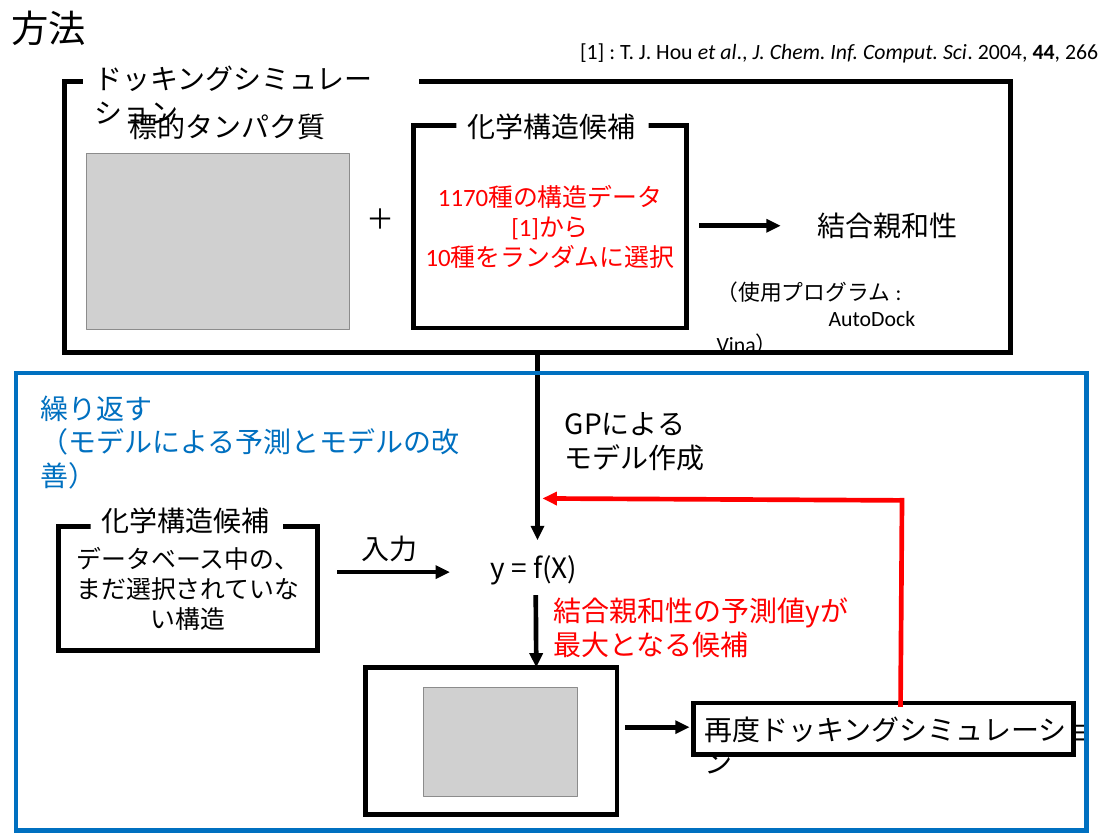
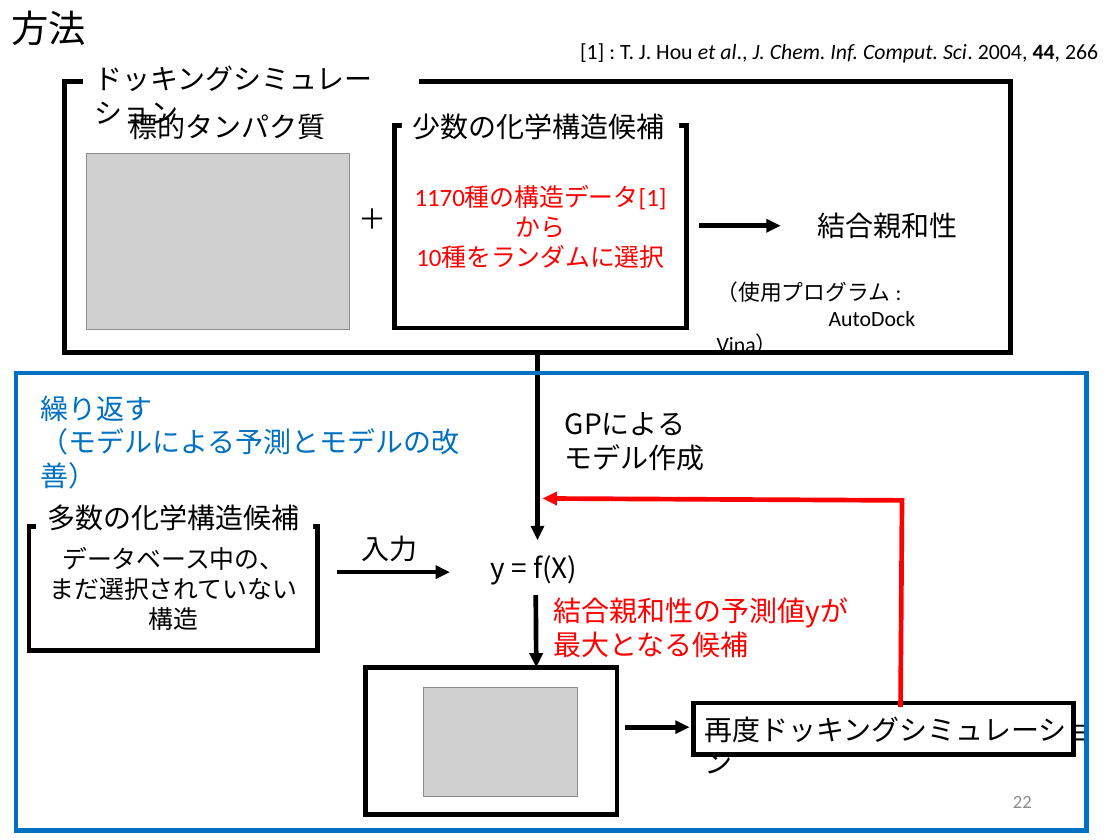
Before and after one commit to miya-dai/system_design, a slide deck: slide 22 of discussion/中間発表.pptx (slide 20 before the commit). Drawn at 1120x840 pixels with LibreOffice and Linux fonts; fonts in the diff are those of the drawing; grey boxes stand for pictures. Boxes give left, top, right and bottom in pixels: in the first picture for what was removed or moved away, otherwise in the second. Text is boxed around its words. In the diff, an @@ line names an element or a change of style, - is before the commit and + after.

```diff
--- a/discussion/中間発表.pptx
+++ b/discussion/中間発表.pptx
@@ text at box(413, 113, 665, 140): text changed @@
-化学構造候補
+少数の化学構造候補
@@ rectangle "1170種の構造データ[1]から": place and size @@
-rectangle "1170種の構造データ[1]から" at box(413, 125, 687, 328)
+rectangle "1170種の構造データ[1]から" at box(394, 125, 685, 328)
@@ rectangle "＋": place and size @@
-rectangle "＋" at box(356, 196, 407, 241)
+rectangle "＋" at box(347, 196, 398, 241)
@@ text at box(47, 504, 299, 531): text changed @@
-化学構造候補
+多数の化学構造候補
@@ rectangle "データベース中の、": place and size @@
-rectangle "データベース中の、" at box(58, 526, 318, 651)
+rectangle "データベース中の、" at box(29, 526, 318, 651)
@@ text in rectangle at box(50, 577, 297, 630): text changed @@
-まだ選択されていない構造
+まだ選択されていない
+構造
@@ page number added at box(1013, 796, 1032, 808), 12 pt, text #8C8C8C @@
+22
```
Also in this commit, not shown: 20 other slides changed, 3 slides added, 1 slide removed, 1 other file.
